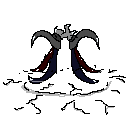
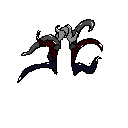
Comparing the layer stacks of the two (128, 128) images. Changes:
pixels changed over [3, 19, 126, 115] (layer not identified)
